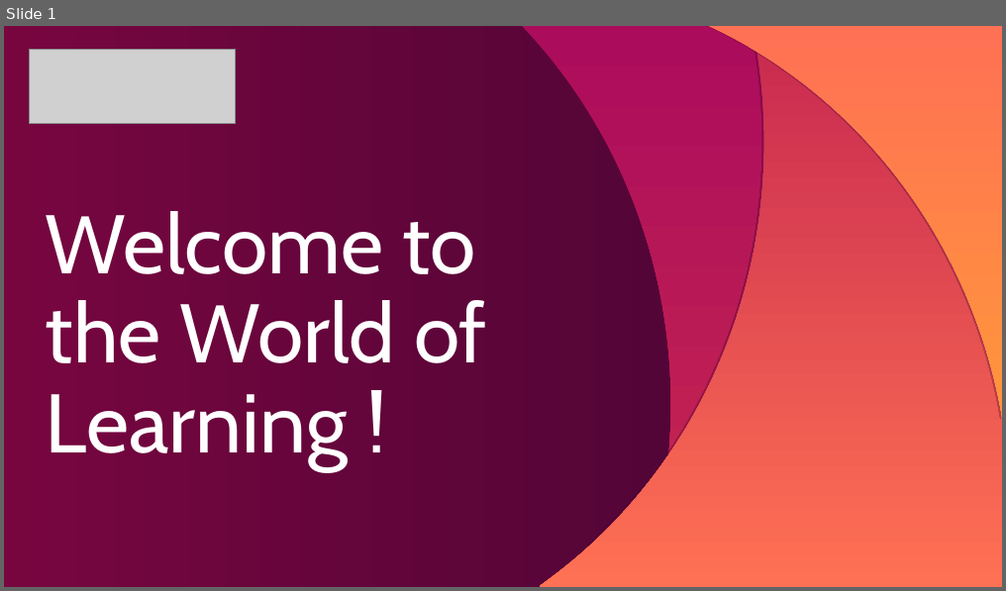
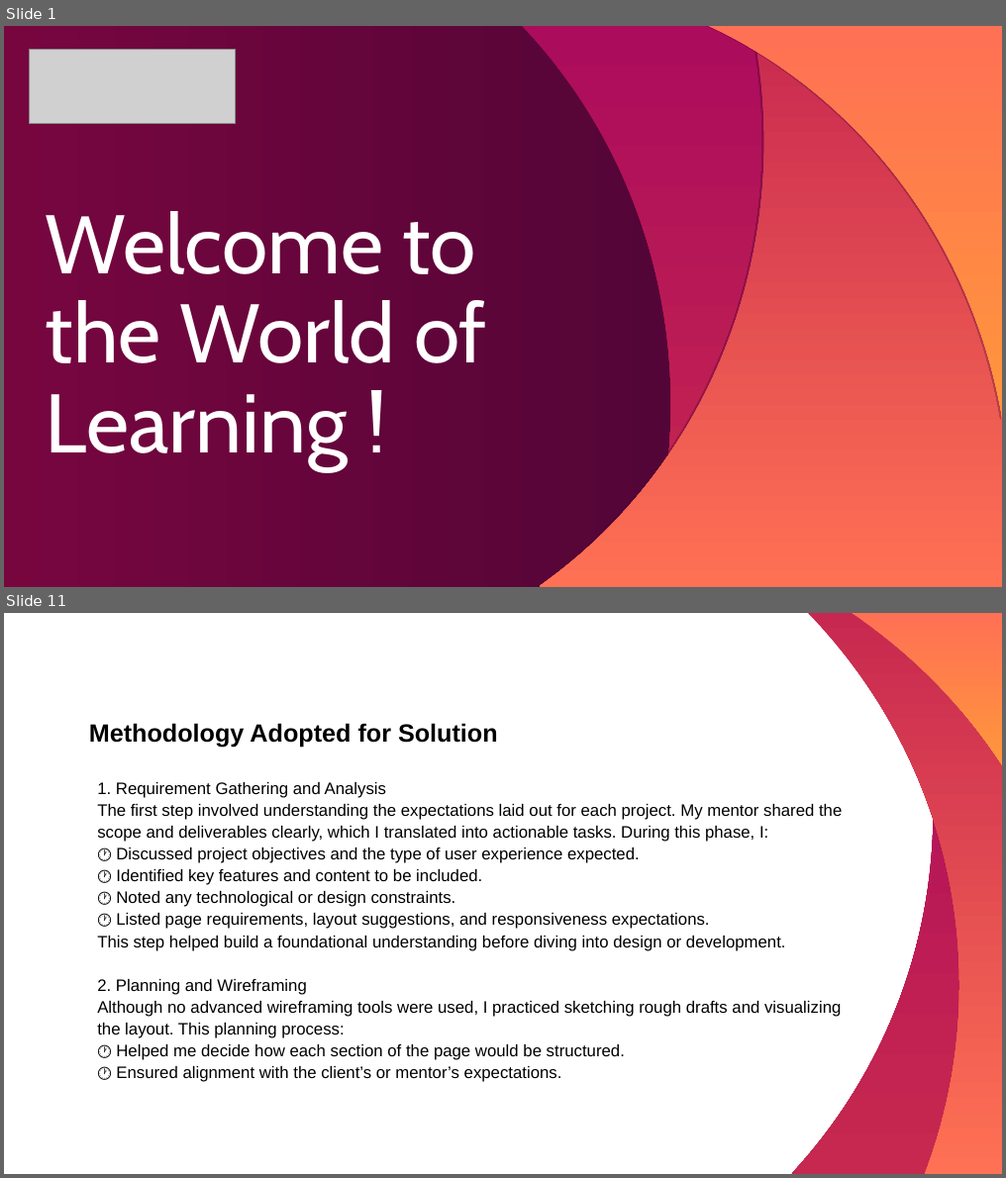
Before and after one commit to lightning-mcqueen01/HTML-basic, a slide deck: week 5/js/Template_internship_Viva2024(1).ppt. Shown one above the other, each under a label of ours: slide 1 before the commit, slides 1 and 11 after it; the slides between them are not shown. The pictures are 1006x591 and 1006x1178 pixels, drawn with LibreOffice and Linux fonts; fonts in the diff are those of the drawing; grey boxes stand for pictures. Boxes give left, top, right and bottom in pixels: in the first picture for what was removed or moved away, otherwise in the second. Text is boxed around its words. In the diff, an @@ line names an element or a change of style, - is before the commit and + after.

```diff
--- a/week 5/js/Template_internship_Viva2024(1).ppt
+++ b/week 5/js/Template_internship_Viva2024(1).ppt
@@ slide 11 added at <box>4,613,1002,1174</box>, background #FFFFFF @@
@@ freeform shape added at <box>791,613,1002,1174</box>, fill gradient #AC0C5C to #C7284F @@
@@ freeform shape added at <box>808,613,1002,1174</box>, fill gradient #C7284F to #FF7154 @@
@@ freeform shape added at <box>851,613,1002,764</box>, fill gradient #FF7154 to #FF963C @@
@@ title added at <box>89,723,498,748</box>, 18 pt, text #000000, bold @@
+Methodology Adopted for Solution
@@ text added at <box>97,782,842,1082</box>, 12 pt, text #000000 @@
+1. Requirement Gathering and Analysis
+The first step involved understanding the expectations laid out for each project. My mentor shared the scope and deliverables clearly, which I translated into actionable tasks. During this phase, I:
+🕐 Discussed project objectives and the type of user experience expected.
+🕐 Identified key features and content to be included.
+🕐 Noted any technological or design constraints.
+🕐 Listed page requirements, layout suggestions, and responsiveness expectations.
+This step helped build a foundational understanding before diving into design or development.
+2. Planning and Wireframing
+Although no advanced wireframing tools were used, I practiced sketching rough drafts and visualizing the layout. This planning process:
+🕐 Helped me decide how each section of the page would be structured.
+🕐 Ensured alignment with the client’s or mentor’s expectations.
```
Also in this commit, not shown: 1 slide changed, 13 other slides added, 7 slides removed, 31 other files.
